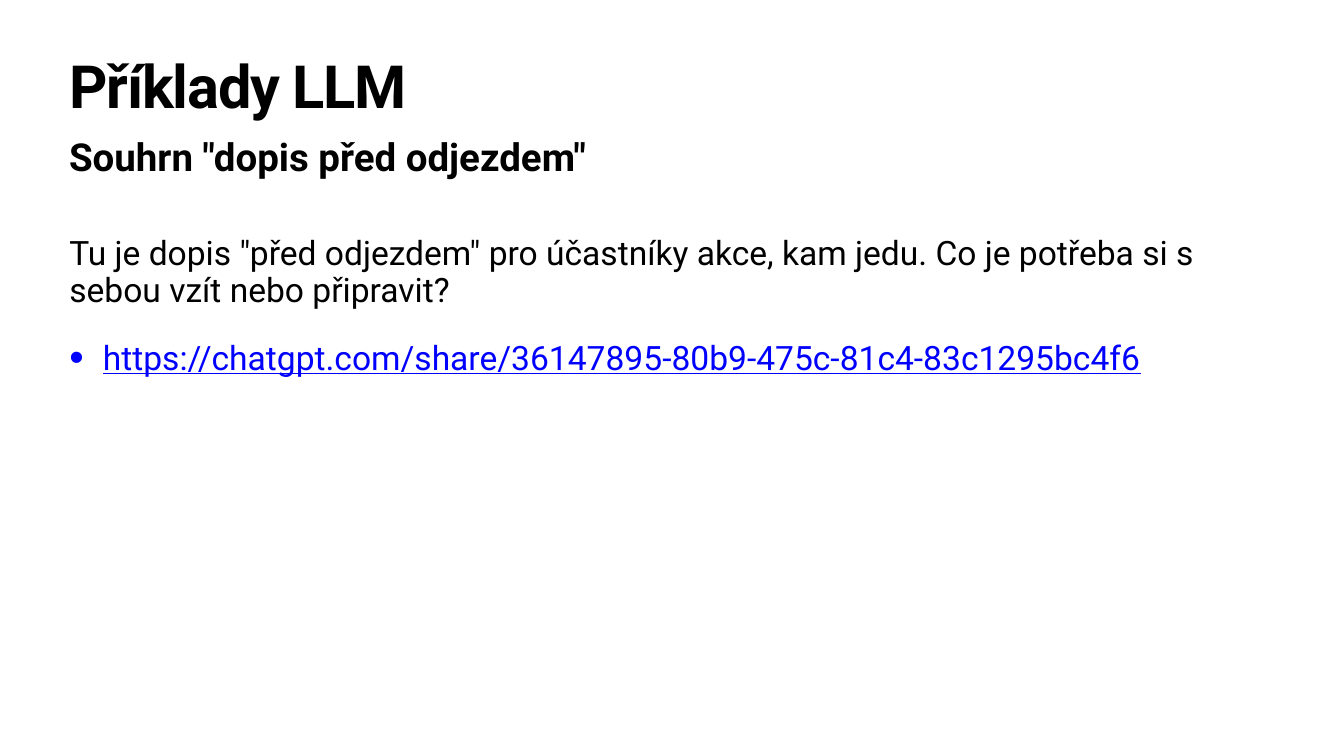
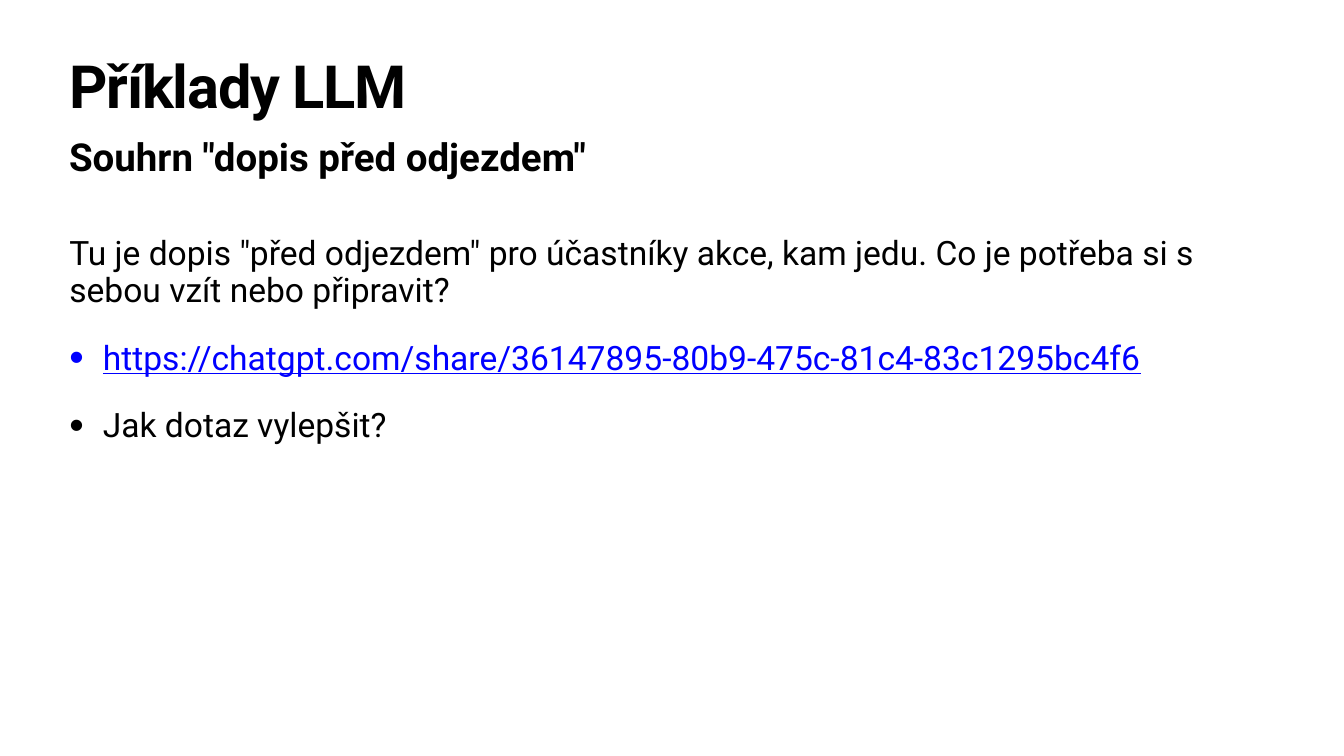
Before and after one commit to hamacekh/Lipnice, a slide deck: slide 26 of 2024/big-data/BigData.pptx (slide 22 before the commit). Drawn at 1344x756 pixels with LibreOffice and Linux fonts; fonts in the diff are those of the drawing. Boxes give left, top, right and bottom in pixels: in the first picture for what was removed or moved away, otherwise in the second. Text is boxed around its words. In the diff, an @@ line names an element or a change of style, - is before the commit and + after.

```diff
--- a/2024/big-data/BigData.pptx
+++ b/2024/big-data/BigData.pptx
@@ text at <box>103,411,386,444</box>: paragraph added @@
+• Jak dotaz vylepšit?
```
Also in this commit, not shown: 5 other slides changed, 9 slides added, 1 slide removed, 2 other files.
